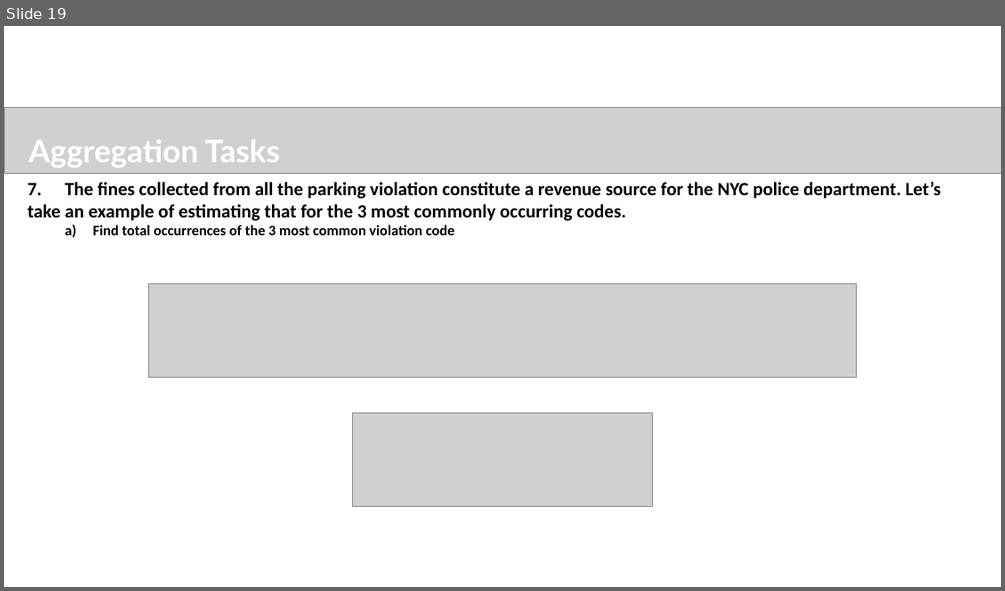
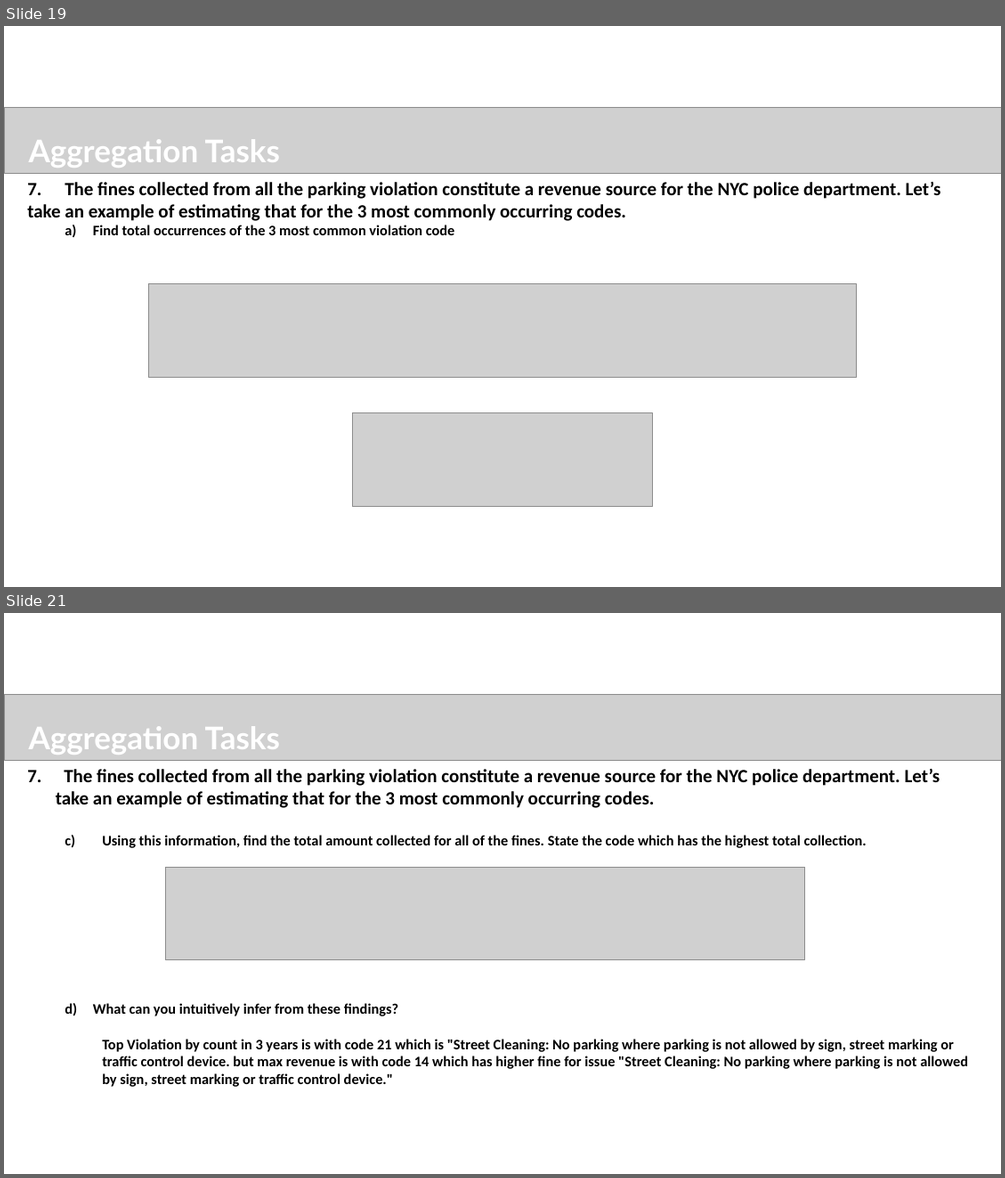
Before and after one commit to sureshballa/data-science-projects, a slide deck: NYC Parking Tickets EDA/FayizMayamVeettil_DDA1730041_main.pptx. Shown one above the other, each under a label of ours: slide 19 before the commit, slides 19 and 21 after it; the slides between them are not shown. The pictures are 1005x591 and 1005x1178 pixels, drawn with LibreOffice and Linux fonts; fonts in the diff are those of the drawing; grey boxes stand for pictures; background and template pictures are left out. Boxes give left, top, right and bottom in pixels: in the first picture for what was removed or moved away, otherwise in the second. Text is boxed around its words. In the diff, an @@ line names an element or a change of style, - is before the commit and + after.

```diff
--- a/NYC Parking Tickets EDA/FayizMayamVeettil_DDA1730041_main.pptx
+++ b/NYC Parking Tickets EDA/FayizMayamVeettil_DDA1730041_main.pptx
@@ slide 21 added at [4,613,1001,1174], background #FFFFFF @@
@@ picture added at [4,694,1001,760] @@
@@ text added at [29,726,280,755], 30 pt, text #FFFFFF, bold @@
+Aggregation Tasks
@@ text added at [56,769,940,848], 18 pt, text #000000, bold @@
+7. The fines collected from all the parking violation constitute a revenue source for the NYC police department. Let’s take an example of estimating that for the 3 most commonly occurring codes.
+  c) Using this information, find the total amount collected for all of the fines. State the code which has the highest total collection.
@@ picture added at [165,867,805,959] @@
@@ text added at [93,1003,968,1086], 14 pt, text #000000, bold @@
+  d) What can you intuitively infer from these findings?
+    Top Violation by count in 3 years is with code 21 which is "Street Cleaning: No parking where parking is not allowed by sign, street marking or traffic control device. but max revenue is with code 14 which has higher fine for issue "Street Cleaning: No parking where parking is not allowed by sign, street marking or traffic control device."
```
Also in this commit, not shown: 7 slides changed, 1 other slide added, 2 other files.
